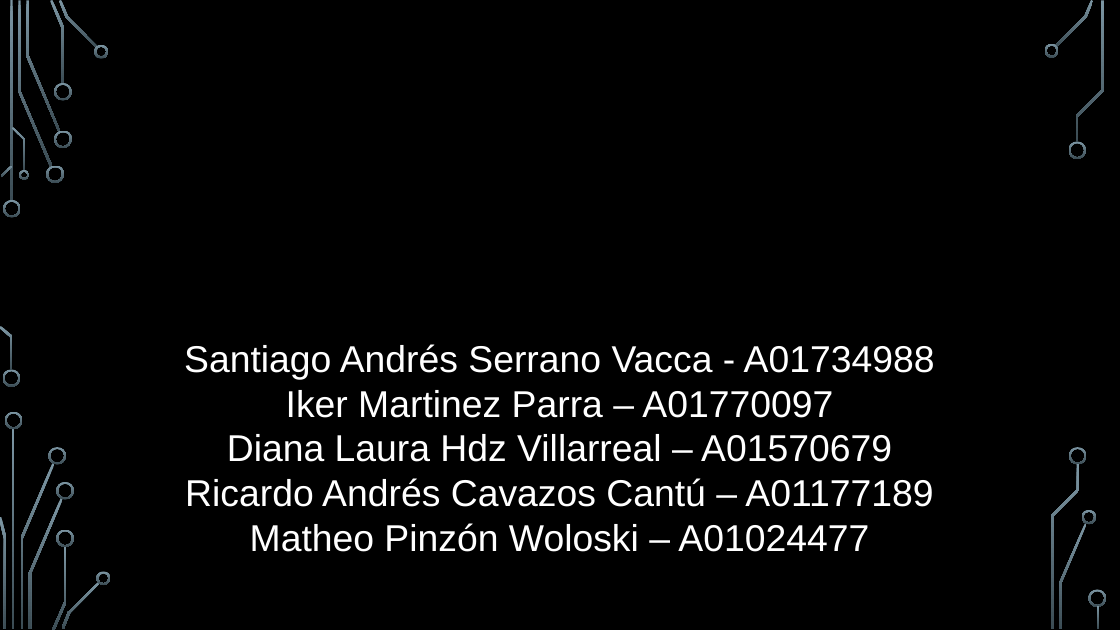
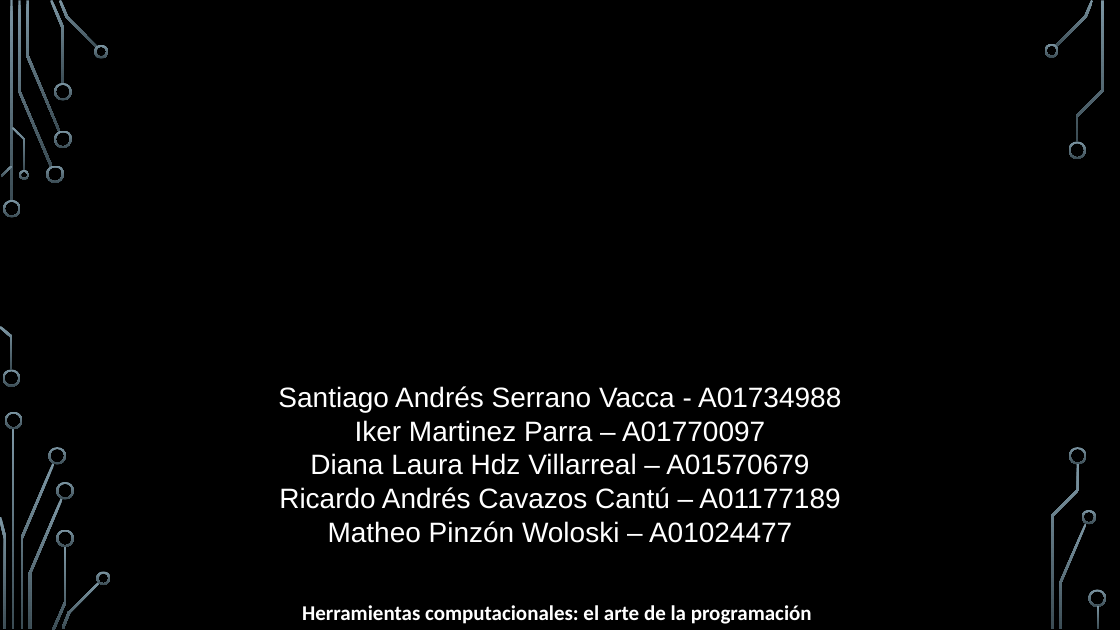
Before and after one commit to matheo-pw/Proyecto-CS, a slide deck: slide 1 of Proyecto Final CS.pptx. Drawn at 1120x630 pixels with LibreOffice and Linux fonts; fonts in the diff are those of the drawing; background and template pictures are left out. Boxes give left, top, right and bottom in pixels: in the first picture for what was removed or moved away, otherwise in the second. Text is boxed around its words. In the diff, an @@ line names an element or a change of style, - is before the commit and + after.

Commit message:
Edición del docx y pptx por Iker

```diff
--- a/Proyecto Final CS.pptx
+++ b/Proyecto Final CS.pptx
@@ text "Santiago Andrés Serrano Vacca - ...": place and size @@
-text "Santiago Andrés Serrano Vacca - ..." at [184,344,935,552]
+text "Santiago Andrés Serrano Vacca - ..." at [278,386,841,543]
@@ text "Santiago Andrés Serrano Vacca - ..." at [278,386,841,543]: size 32 to 24 pt @@
@@ text added at [302,605,812,624], 18 pt, text #FFFFFF, bold @@
+Herramientas computacionales: el arte de la programación
```
Also in this commit, not shown: 1 other slide changed, 3 slides added, 1 other file.
